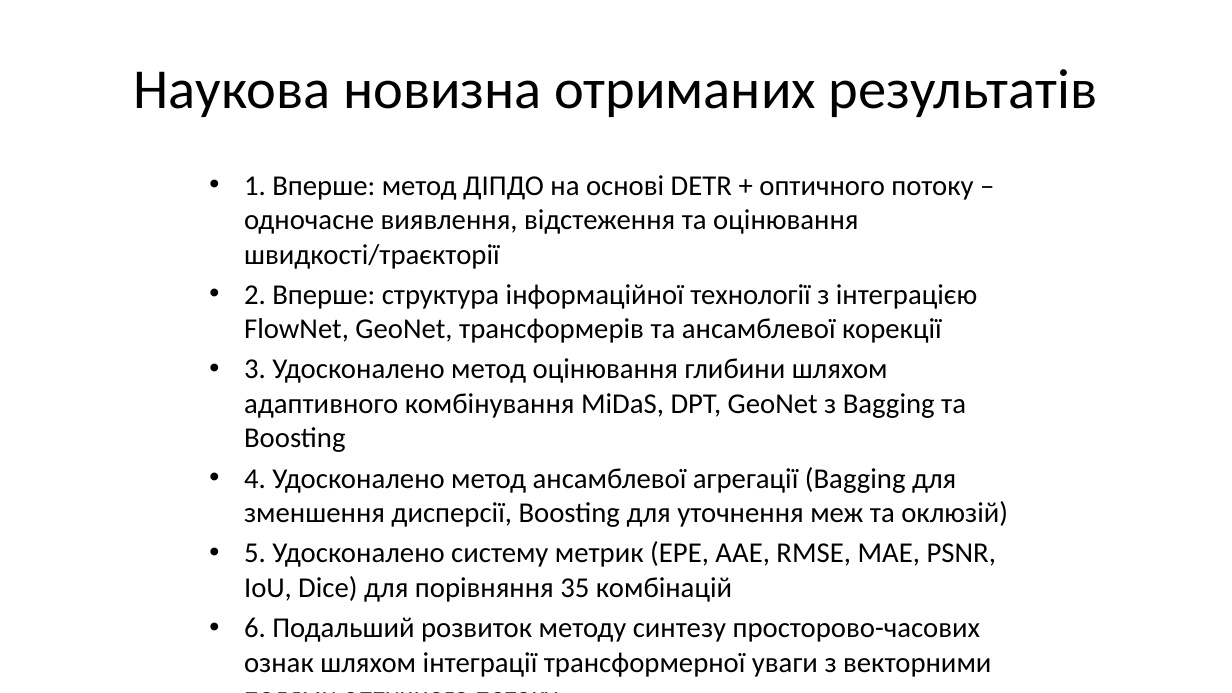
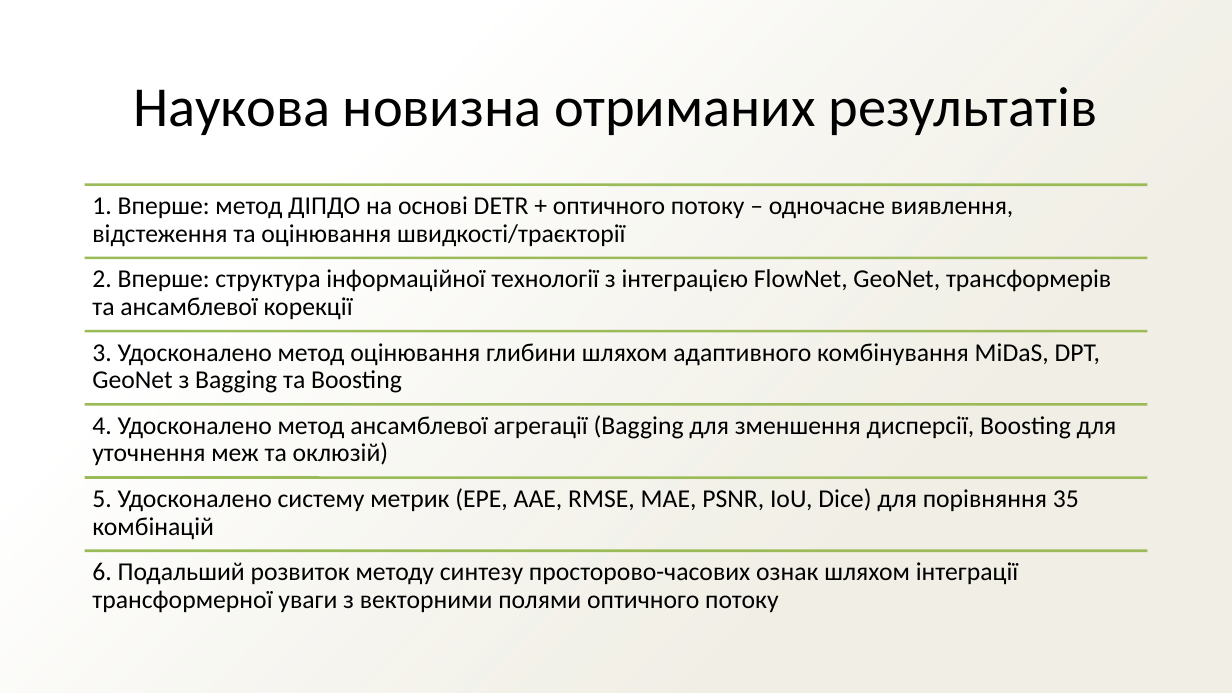
Before and after one commit to ly0wenka/dis_f, a slide deck: slide 6 of dissertation_Kondratov_full_37slides.pptx. Drawn at 1232x693 pixels with LibreOffice and Linux fonts; fonts in the diff are those of the drawing; background and template pictures are left out. Boxes give left, top, right and bottom in pixels: in the first picture for what was removed or moved away, otherwise in the second. Text is boxed around its words. In the diff, an @@ line names an element or a change of style, - is before the commit and + after.

```diff
--- a/dissertation_Kondratov_full_37slides.pptx
+++ b/dissertation_Kondratov_full_37slides.pptx
@@ rectangle added at [0,0,1232,693], fill gradient #EEECE1 to #FFFFFF @@
@@ title "Наукова новизна отриманих результатів": place and size @@
-title "Наукова новизна отриманих результатів" at [134,69,1098,117]
+title "Наукова новизна отриманих результатів" at [133,87,1098,135]
@@ text removed at [244,175,1008,677] @@
-• 1. Вперше: метод ДІПДО на основі DETR + оптичного потоку – одночасне виявлення, відстеження та оцінювання швидкості/траєкторії
-• 2. Вперше: структура інформаційної технології з інтеграцією FlowNet, GeoNet, трансформерів та ансамблевої корекції
-• 3. Удосконалено метод оцінювання глибини шляхом адаптивного комбінування MiDaS, DPT, GeoNet з Bagging та Boosting
-• 4. Удосконалено метод ансамблевої агрегації (Bagging для зменшення дисперсії, Boosting для уточнення меж та оклюзій)
-• 5. Удосконалено систему метрик (EPE, AAE, RMSE, MAE, PSNR, IoU, Dice) для порівняння 35 комбінацій
-• 6. Подальший розвиток методу синтезу просторово-часових ознак шляхом інтеграції трансформерної уваги з векторними полями оптичного потоку
@@ group added at [85,185,1148,613]: 6 lines, 6 texts @@
+1. Вперше: метод ДІПДО на основі DETR + оптичного потоку – одночасне виявлення, відстеження та оцінювання швидкості/траєкторії
+2. Вперше: структура інформаційної технології з інтеграцією FlowNet, GeoNet, трансформерів та ансамблевої корекції
+3. Удосконалено метод оцінювання глибини шляхом адаптивного комбінування MiDaS, DPT, GeoNet з Bagging та Boosting
+4. Удосконалено метод ансамблевої агрегації (Bagging для зменшення дисперсії, Boosting для уточнення меж та оклюзій)
+5. Удосконалено систему метрик (EPE, AAE, RMSE, MAE, PSNR, IoU, Dice) для порівняння 35 комбінацій
+6. Подальший розвиток методу синтезу просторово-часових ознак шляхом інтеграції трансформерної уваги з векторними полями оптичного потоку
```
Also in this commit, not shown: 36 other slides changed, 1 other file.
